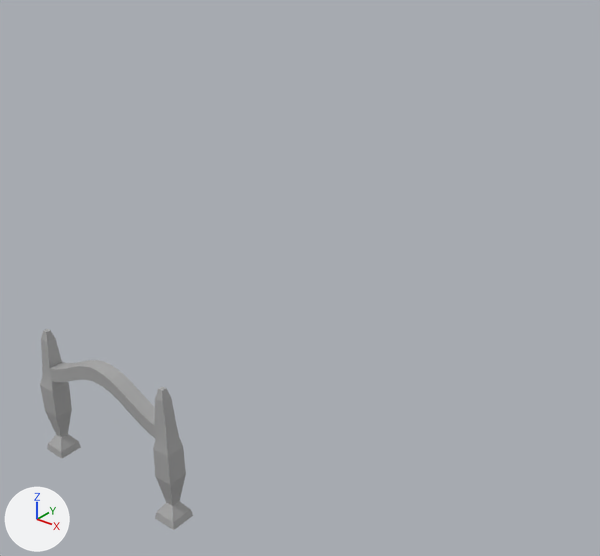
A saved change to the FBX model Assets/Environment/Meshes/Entrance.fbx.
Camera for both pictures: a camera (50 mm lens) standing at (22.6, -84.5, 24.9) and looking at (-13.3, -39.6, -2.9). The axes (+X, +Y, +Z) are drawn at lower left. The lights are the same throughout. Where no turn or scale is listed for an object, it has been applied to the vertices. Vertices at the same position are counted once.

The older version as bpy lines, for what is in view:
```python
me_mesh = bpy.data.meshes.new('Mesh')
me_mesh.from_pydata(...)  # 134 vertices, 130 faces; spans x -4.25..4.27, y -0.56..0.56, z -2.97..3.4
me_mesh.materials.append(mat_standardsurface1)  # grey #aaaaaa
ob_entrance = bpy.data.objects.new('Entrance', me_mesh)
ob_entrance.location = (-2.11, -66.69, 3.66)
```
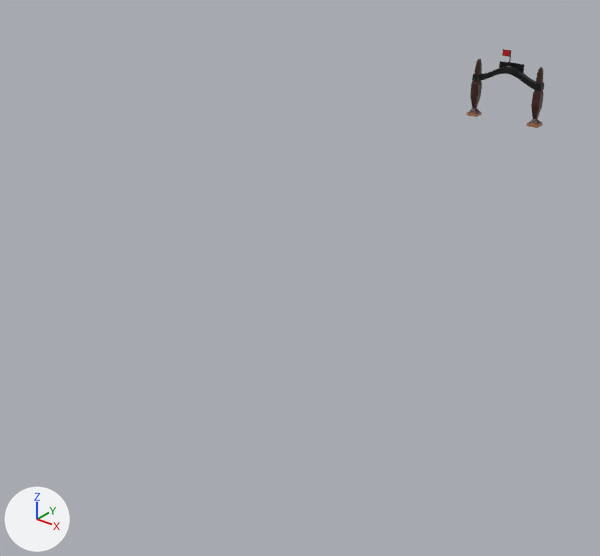
Patch to the scene script:
```diff
--- a/Assets/Environment/Meshes/Entrance.fbx.py
+++ b/Assets/Environment/Meshes/Entrance.fbx.py
@@ img_entrance_texture_png @@
+img_entrance_texture_png = load_image('Entrance_Texture.png', '../Textures/Entrance_Texture.png', 2048, 2048, 'sRGB')
@@ mat_m_entrance @@
+mat_m_entrance = principled_material('M_Entrance')
+mat_m_entrance.texture = img_entrance_texture_png
@@ me_mesh @@
 # used by ob_entrance; location = (-2.11, -66.69, 3.66)
-me_mesh.from_pydata(...)  # 134 vertices, 130 faces; spans x -4.25..4.27, y -0.56..0.56, z -2.97..3.4
+me_mesh.from_pydata(...)  # 210 vertices, 208 faces; spans x -4.35..4.37, y -0.67..0.67, z -2.97..4.79
+# me_mesh part 1
+# 2 vertices are removed from x 3.38, y -0.33..0.33, z 1.07
+# 9 faces are deleted
+# 16 vertices are added at x -4.13..4.13, y -0.51..0.51, z 1.08..1.74
+# 25 new faces join them
+# me_mesh part 2
+# 4 faces are deleted
+# 32 vertices are added at x -1.45..1.45, y -0.04..0.66, z 2.27..4.79
+# 6 new vertices lie (0.0, 0.14, 0.0) away from vertices in x -0.42..0.42, y 0.33, z 2.27..2.97
+# 8 new vertices lie (0.0, 0.09, 0.0) away from vertices in x -1.45..1.45, y 0.57, z 2.27..3.36
+# 50 new faces join them
+# me_mesh part 3
+# 8 faces are deleted
+# 16 vertices are added at x -4.35..4.37, y -0.67..0.67, z -2.94..-2.59
+# 24 new faces join them
+# me_mesh part 4: 109 faces spanning x -4.25..4.27, y -0.56..0.56, z -2.97..3.4 switch from mat_standardsurface1 (grey #aaaaaa) to mat_m_entrance (picture img_entrance_texture_png)
@@ ob_entrance @@
 ob_entrance = bpy.data.objects.new('Entrance', me_mesh)
-ob_entrance.location = (-2.11, -66.69, 3.66)
+ob_entrance.location = (-17.09, 1.78, 2.97)
```

Boxes (x1, y1, x2, y2) around the edits, measured in the pictures (600 x 556 px):
'Entrance', reshaped, moved (49% narrower, 60% shorter): before (40, 329, 193, 530); after (466, 49, 544, 128)
part 1 of me_mesh, built on: before (42, 363, 179, 457); after (472, 74, 544, 95)
part 2 of me_mesh, built on: before (90, 361, 115, 374); after (499, 49, 524, 73)
part 3 of me_mesh, built on: before (48, 442, 193, 530); after (466, 111, 542, 128)
part 4 of me_mesh, recoloured: before (40, 329, 190, 522); after (469, 59, 544, 124)
